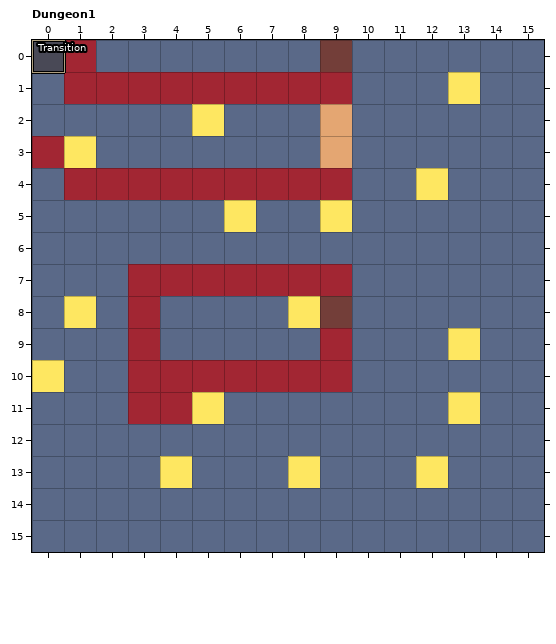
Two states of a LDtk project, maps.ldtk. Above is the file before it was changed.
Cells are 16x16 px. Shown: Dungeon1 x 0..15, y 0..15. The commit also changed other parts of the map, which this record leaves out.
After the commit:
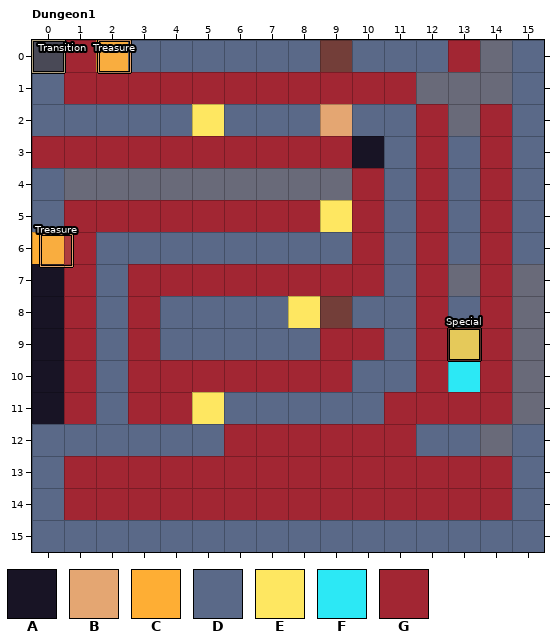
Key: from "Tiles": A 2 "wall", B 5 "door", C 8 "treasure", D 11 "floor", E 14 "sand", F 21 "fountain", G 23 "brick".
_ is an empty cell.
Objects are placed by their top-left corner, in cells (3,4 is the top-left corner of cell 3,4); size is 1x1 cell unless given.
Commit: Removed duplicate functions, added journal entry to special tile
Edits made:
Layer "Tiles":
Tile D becomes tile A in row 3 at x 10; in rows 7 to 9 at x 0; in row 11 at x 0.
Tile E becomes tile A in row 10 at x 0.
Tile D becomes tile C in row 0 at x 2; in row 6 at x 0.
Tile D becomes tile F in row 10 at x 13.
Tile B becomes tile G in row 3 at x 9.
Tile D becomes tile G in row 0 at x 13; in row 1 at x 10 to 11; in row 2 at x 12 and 14; in row 3 at x 2 to 8, 12 and 14; in row 4 at x 10 and 14; in row 5 at x 1 to 5, 7 to 8, 10, 12 and 14.
Tile D becomes tile G in rows 6 to 7 at x 1, 10, 12 and 14; in row 8 at x 12 and 14; in row 9 at x 1, 10, 12 and 14; in row 10 at x 1, 12 and 14; in row 11 at x 1, 11 to 12 and 14; in row 12 at x 6 to 11.
Tile D becomes tile G in row 13 at x 1 to 3, 5 to 7, 9 to 11 and 13 to 14; in row 14 at x 1 to 14.
Tile E becomes tile G in row 3 at x 1; in row 4 at x 12; in row 5 at x 6; in row 8 at x 1; in row 11 at x 13; in row 13 at x 4, 8 and 12.
Tile E is removed in row 1 at x 13.
Tile G is removed in row 4 at x 1 to 9.
Layer "Entities":
A new object: "Treasure" rectangle at 0.2,6.1.
A new object: "Treasure" rectangle at 2.1,0.
A new object: "Special" rectangle at 13,9.
